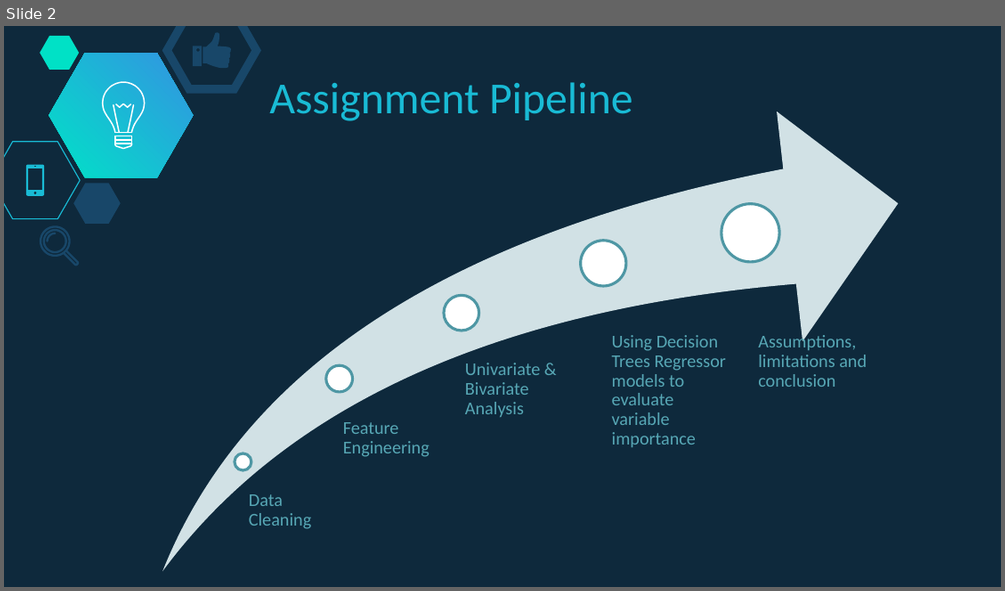
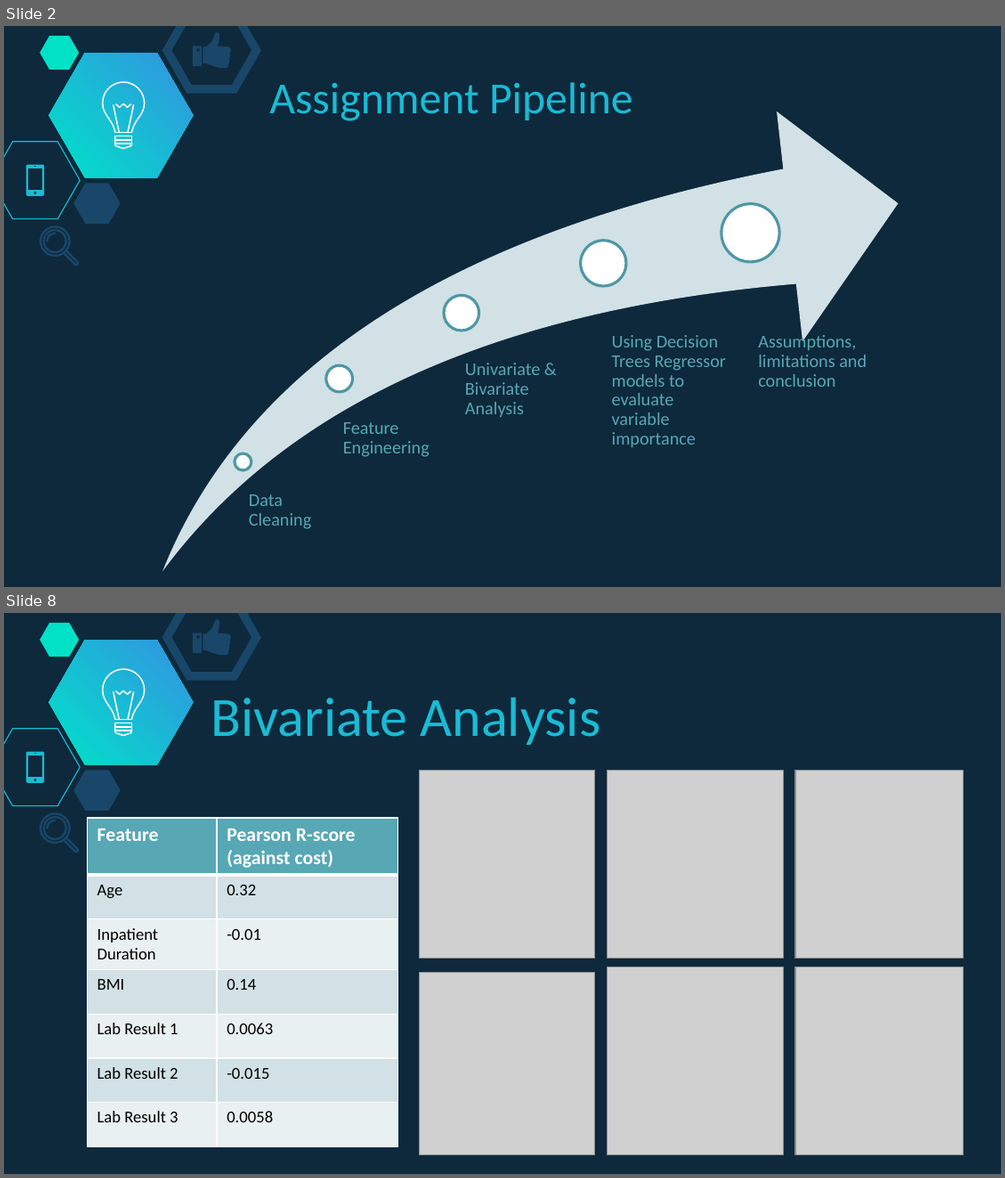
Before and after one commit to soonnanwee/H_Assignment, a slide deck: Assignment_Slides.pptx. Shown one above the other, each under a label of ours: slide 2 before the commit, slides 2 and 8 after it; the slides between them are not shown. The pictures are 1005x591 and 1005x1178 pixels, drawn with LibreOffice and Linux fonts; fonts in the diff are those of the drawing; grey boxes stand for pictures. Boxes give left, top, right and bottom in pixels: in the first picture for what was removed or moved away, otherwise in the second. Text is boxed around its words. In the diff, an @@ line names an element or a change of style, - is before the commit and + after.

```diff
--- a/Assignment_Slides.pptx
+++ b/Assignment_Slides.pptx
@@ slide 8 added at [4,613,1001,1174], background #0E293C; not listed: 20 template elements that a slide beside it also shows @@
@@ text added at [210,698,601,745], 40 pt, text #19BBD5 @@
+Bivariate Analysis
@@ picture added at [419,771,595,959] @@
@@ picture added at [607,771,784,959] @@
@@ picture added at [795,771,963,959] @@
@@ table added at [87,818,397,1144], 7 rows, 2 columns @@
+Feature | Pearson R-score (against cost)
+Age | 0.32
+Inpatient Duration | -0.01
+BMI | 0.14
+Lab Result 1 | 0.0063
+Lab Result 2 | -0.015
+Lab Result 3 | 0.0058
@@ picture added at [419,972,595,1154] @@
@@ picture added at [607,967,784,1155] @@
@@ picture added at [795,967,963,1155] @@
```
Also in this commit, not shown: 14 other slides added, 3 slides removed, 1 other file.
